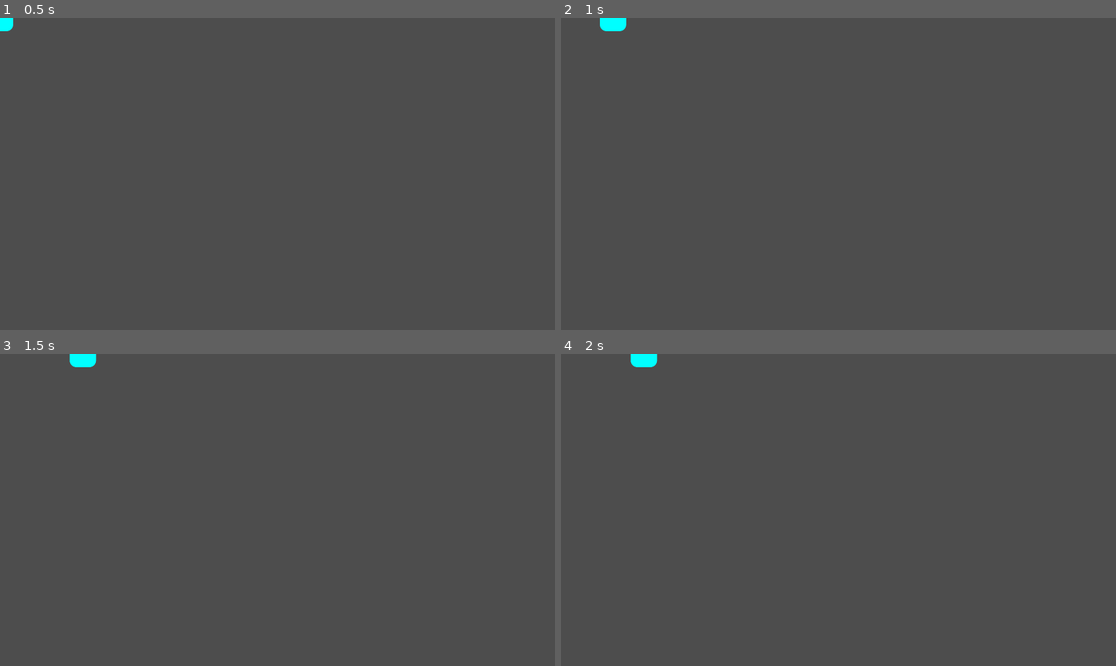
Above: before the commit, frames 1-4 (two rows, left to right).
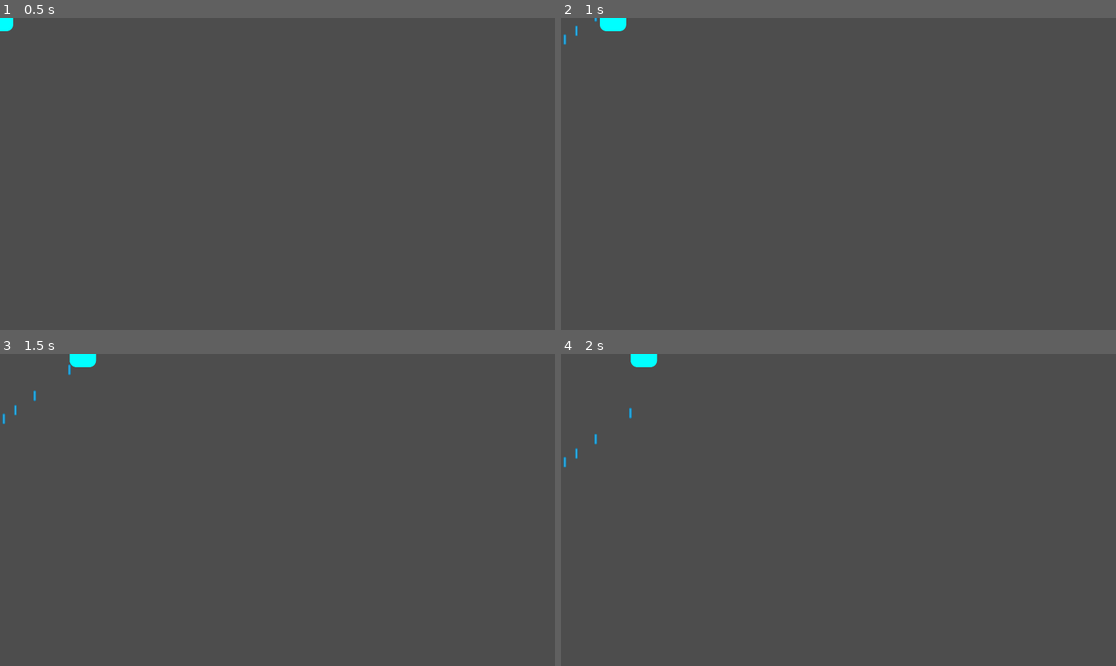
Above: after the commit, the same moments.

Repository: michael-j-coyne/space-defense
Game: Godot game, scene res://left_right_game/scenes/lr_player.tscn
The game is run twice, just before and just after one commit, with the same random seed, the same clock (stepped at 60 frames per second) and the same inputs. The project has no main scene, so this scene is started directly.
Inputs (mouse positions are in pixels of both pictures, inside the frame that each line leads up to):
- Up to frame 1 (0.5 s): no input
- Up to frame 2 (1 s): tap Enter (ui_accept) at 0.5, 0.6, 0.77 s; move the mouse to (960, 158) at 0.52 s; hold Right (ui_right) from 0.53 s (still down); click (960, 158) at 0.67 s
- Up to frame 3 (1.5 s): tap Enter (ui_accept) at 1.07 s; release Right (ui_right) at 1.25 s; drag from (166, 525) to (83, 354) at 1.27 s
- Up to frame 4 (2 s): no input

Frame 1 is identical in both runs. In frame 2, less than 0.1% of the frame differs, in the area x 0-7%, y 0-9%; in frame 3, less than 0.1%, in the area x 0-13%, y 3-23%; in frame 4, less than 0.1%.

Commit message:
Shoot when you press space

Diff:
--- a/left_right_game/scenes/lr_player.gd
+++ b/left_right_game/scenes/lr_player.gd
@@ -9,6 +9,9 @@
 		velocity.x += 1
 	if Input.is_action_pressed("ui_left"):
 		velocity.x -= 1
+	if Input.is_action_just_released("ui_accept"):
+		# TODO: fix hardcoded Vector2 (which is velocity of projectile)... and figure out how I want to handle this
+		$GunComponent.shoot(Vector2(0, 1))
 
 	if velocity.length() > 0:
 		velocity = velocity.normalized() * speed
